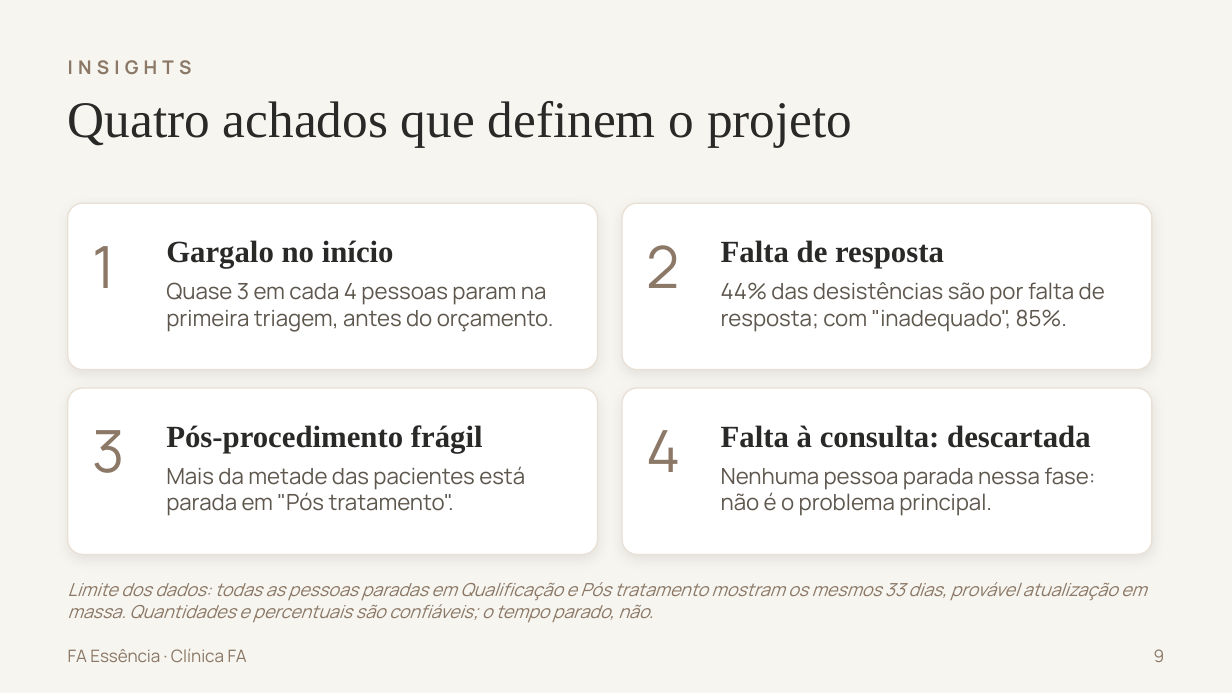
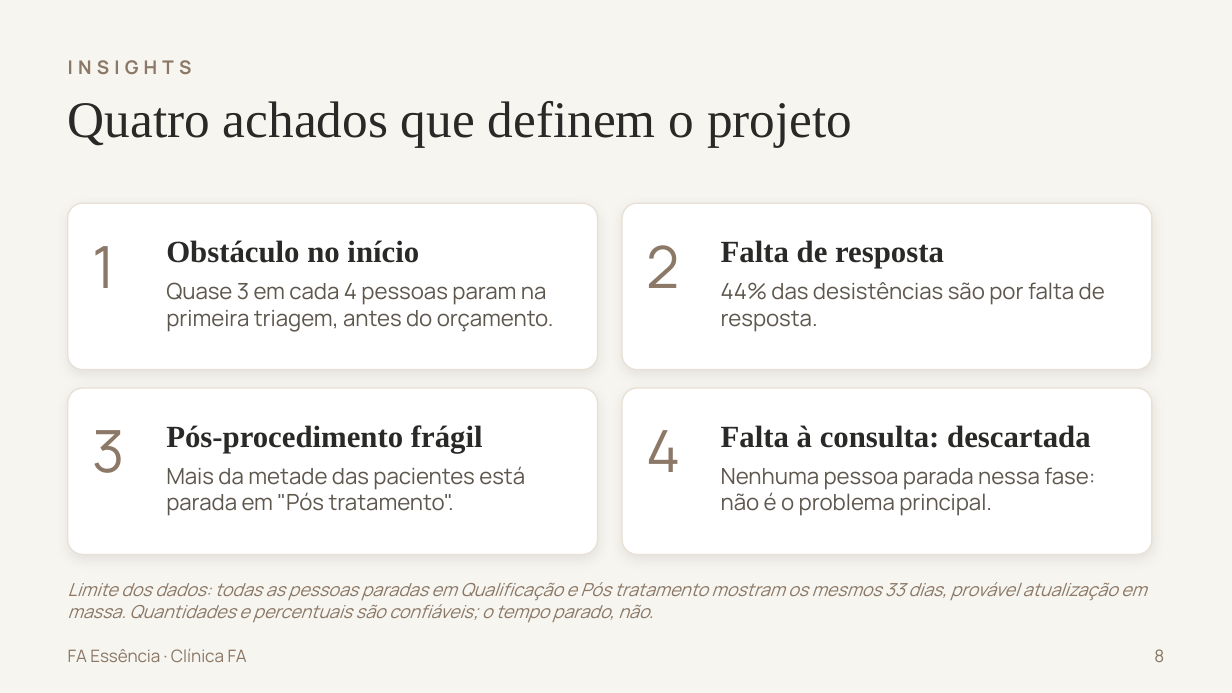
Before and after one commit to joaogstrapa10-cell/strapa.ai, a slide deck: slide 8 of FA-Essencia-Apresentacao.pptx (slide 9 before the commit). Drawn at 1232x693 pixels with LibreOffice and Linux fonts; fonts in the diff are those of the drawing. Boxes give left, top, right and bottom in pixels: in the first picture for what was removed or moved away, otherwise in the second. Text is boxed around its words. In the diff, an @@ line names an element or a change of style, - is before the commit and + after.

```diff
--- a/FA-Essencia-Apresentacao.pptx
+++ b/FA-Essencia-Apresentacao.pptx
@@ text at [166,240,419,263]: text changed @@
-Gargalo no início
+Obstáculo no início
@@ text at [721,282,1105,331]: text changed @@
-44% das desistências são por falta de resposta; com "inadequado", 85%.
+44% das desistências são por falta de resposta.
@@ text at [1154,649,1164,662]: text changed @@
-9
+8
```
Also in this commit, not shown: 18 other slides changed, 5 slides removed, 1 other file.
